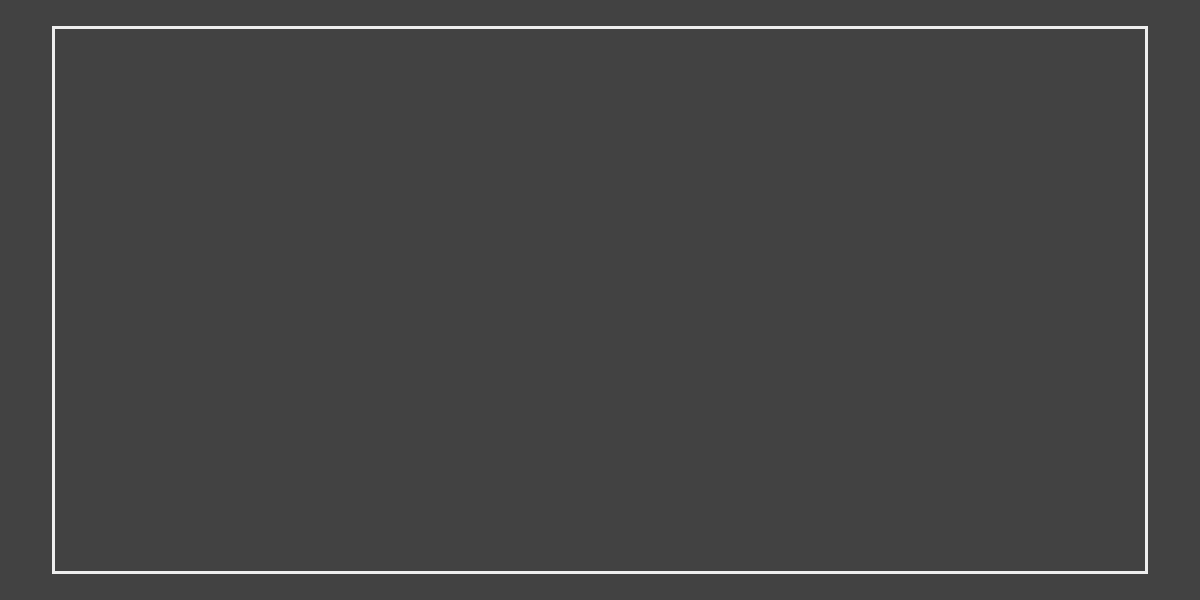
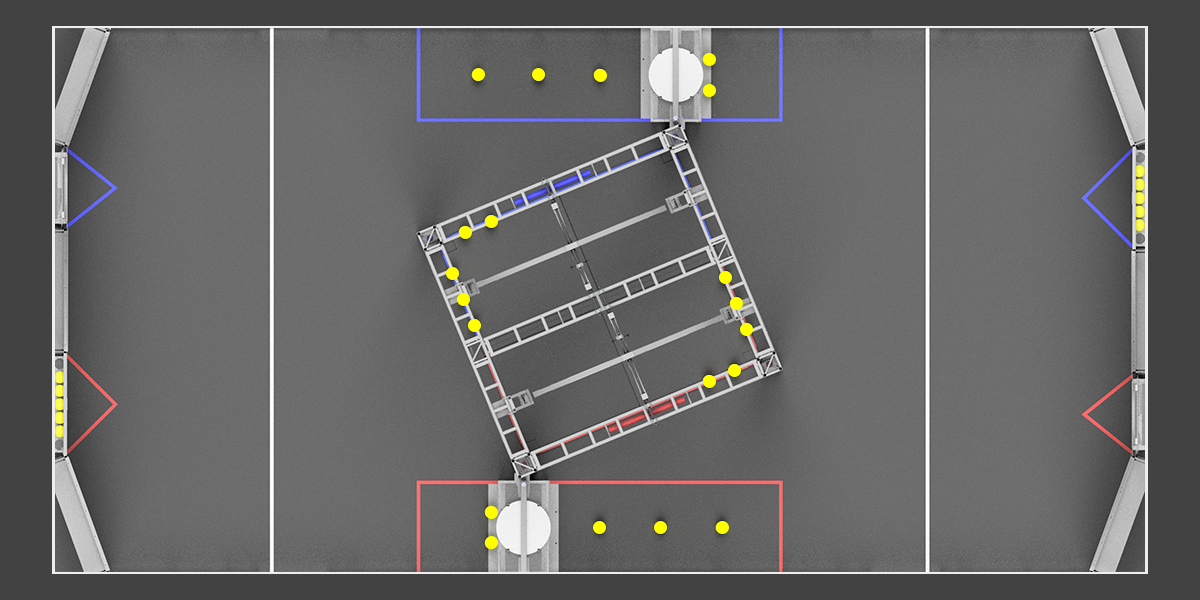
Before/after of a 1200x600 layered artwork. What changed in the layer stack:
added layer "PowerCell" (1st of 20) above "PowerCell" over box(703, 84, 716, 97)
added layer "PowerCell" (2nd of 20) above "PowerCell" over box(703, 53, 716, 66)
added layer "PowerCell" (3rd of 20) above "PowerCell" over box(594, 69, 607, 82)
added layer "PowerCell" (4th of 20) above "PowerCell" over box(485, 215, 498, 228)
added layer "PowerCell" (5th of 20) above "PowerCell" over box(459, 226, 472, 239)
added layer "PowerCell" (6th of 20) above "PowerCell" over box(716, 521, 729, 534)
added layer "PowerCell" (7th of 20) above "PowerCell" over box(654, 521, 667, 534)
added layer "PowerCell" (8th of 20) above "PowerCell" over box(719, 271, 732, 284)
added layer "PowerCell" (9th of 20) above "PowerCell" over box(730, 297, 743, 310)
added layer "PowerCell" (10th of 20) above "PowerCell" over box(740, 323, 753, 336)
added layer "PowerCell" (11th of 20) above "PowerCell" over box(728, 364, 741, 377)
added layer "PowerCell" (12th of 20) above "PowerCell" over box(703, 375, 716, 388)
added layer "PowerCell" (13th of 20) above "PowerCell" over box(593, 521, 606, 534)
added layer "PowerCell" (14th of 20) above "PowerCell" over box(485, 536, 498, 549)
added layer "PowerCell" (15th of 20) above "PowerCell" over box(485, 506, 498, 519)
added layer "PowerCell" (16th of 20) above "PowerCell" over box(468, 319, 481, 332)
added layer "PowerCell" (17th of 20) above "PowerCell" over box(457, 293, 470, 306)
added layer "PowerCell" (18th of 20) above "PowerCell" over box(532, 68, 545, 81)
added layer "PowerCell" (19th of 20) above "PowerCell" over box(446, 267, 459, 280)
added layer "PowerCell" (20th of 20) above "field20" over box(472, 68, 485, 81)
added layer "field20" above "Rectangle 1" over box(55, 28, 1145, 572)
